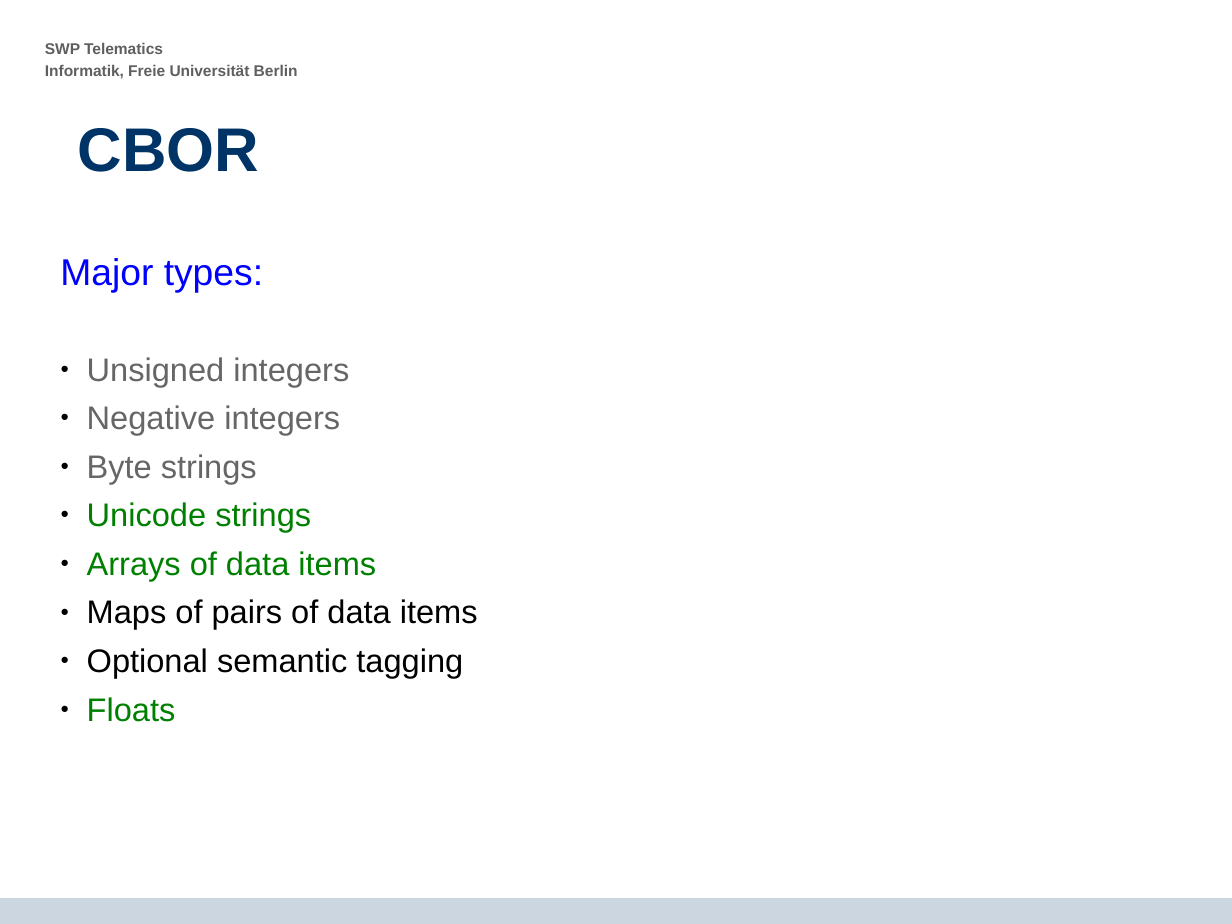
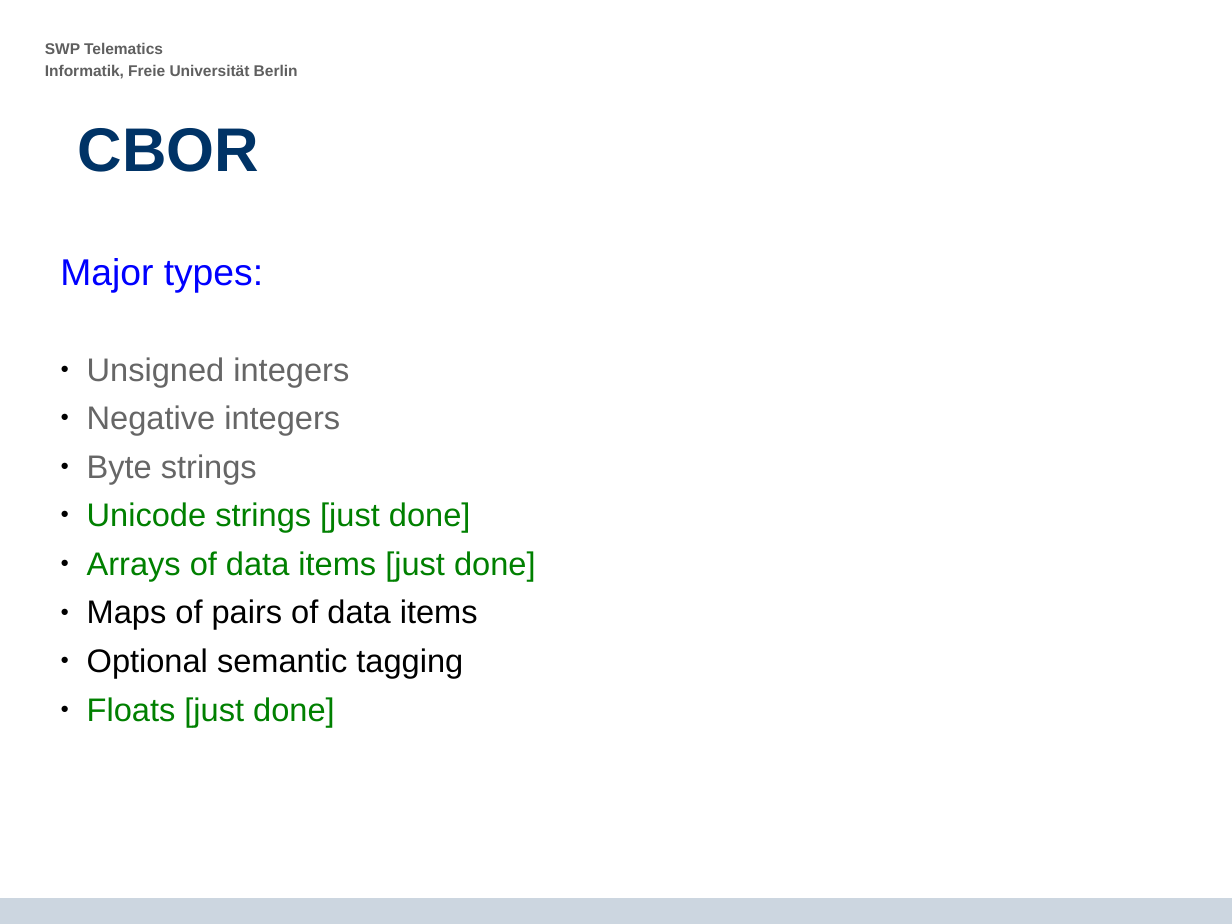
Before and after one commit to krf/cbor-for-riot, a slide deck: slide 2 of CBOR-Presentation_2014-06-17.odp. Drawn at 1232x924 pixels with LibreOffice and Linux fonts; fonts in the diff are those of the drawing; background and template pictures are left out. Boxes give left, top, right and bottom in pixels: in the first picture for what was removed or moved away, otherwise in the second. Text is boxed around its words. In the diff, an @@ line names an element or a change of style, - is before the commit and + after.

```diff
--- a/CBOR-Presentation_2014-06-17.odp
+++ b/CBOR-Presentation_2014-06-17.odp
@@ text at [87,502,536,581]: text changed @@
-  ● Unicode strings
-  ● Arrays of data items
+  ● Unicode strings [just done]
+  ● Arrays of data items [just done]
@@ text at [87,697,335,727]: text changed @@
-  ● Floats
+  ● Floats [just done]
```
Also in this commit, not shown: 2 other slides changed.
